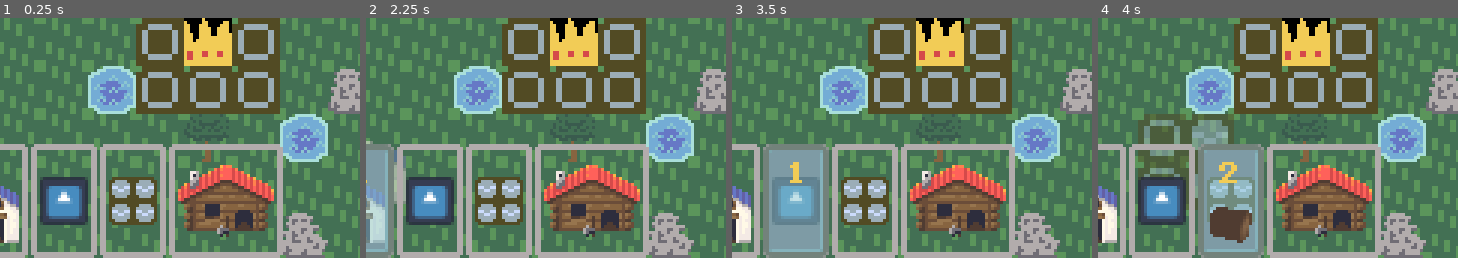
Above: before the commit, frames 1-4 (left to right).
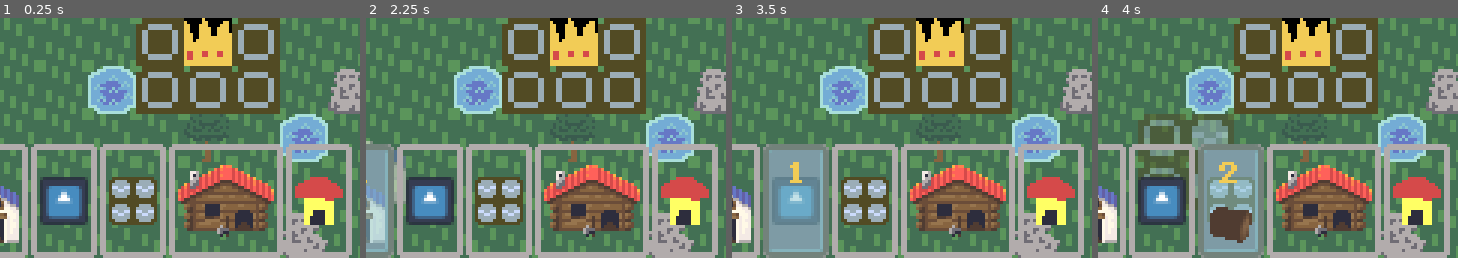
Above: after the commit, the same moments.

Repository: comfy-gamedev/ludum-dare-60
Game: Godot game, scene res://scenes/main/main.tscn
Two runs of this game, one before a commit and one after it. Both use one fixed random seed, a clock stepped at 60 frames per second and the inputs below. The engine's default icon, where the game draws it, is replaced by a stand-in: a white triangle on a blue panel in a dark square.
Inputs (mouse positions are % of the whole screen's width and height, from its top left):
- Up to frame 1 (0.25 s): no input
- Up to frame 2 (2.25 s): click (5, 88) at 0.52 s; click (14, 88) at 1.27 s; click (24, 88) at 2.02 s
- Up to frame 3 (3.5 s): click (33, 88) at 2.77 s
- Up to frame 4 (4 s): click (43, 88) at 3.52 s
The pictures show only the part of the screen within x 24-74%, y 50-100%; the shares and areas given below are measured in that part.

The runs differ from the first frame. In frame 1, 3.9% of the frame differs, in the area x 79-98%, y 52-100%; in frame 2, 3.9%; in frame 3, 3.9%; in frame 4, 3.9%.

Commit message:
Bakery construction

Diff:
--- /dev/null
+++ b/entities/buildings/mill_and_bakery/bakery.gd
@@ -0,0 +1,84 @@
+extends BaseBuilding
+
+const ITEM_SPRITE = preload("uid://b6ueuaycfmiyo")
+const SLOT_OPEN = 2
+const SLOT_CLOSED = 0
+
+var items: Array[ItemInstance] = [null, null, null, null]
+
+
+func _init() -> void:
+	grid_transform_changed.connect(_grid_transform_changed)
+
+
+func _ready() -> void:
+	if is_preview:
+		_update()
+		return
+
+	Main.current.building_add_part(self, grid_pos + Vector2i(-2, 0), 0)
+	Main.current.building_add_part(self, grid_pos + Vector2i(-1, 0), 0)
+	Main.current.building_add_part(self, grid_pos + Vector2i(0, 0), 1)
+
+	_update()
+
+
+func _pos_to_part(pos: Vector2i) -> int:
+	match pos - grid_pos:
+		Vector2i(0, 0): return 1
+		_: return 0
+
+
+func _grid_transform_changed() -> void:
+	_update.call_deferred()
+
+
+func can_place_item(pos: Vector2i, _item_type: Item) -> bool:
+	var part = _pos_to_part(pos)
+	return part == 0 and items[part] == null and items[3] == null
+
+
+func can_take_item(pos: Vector2i) -> bool:
+	var part = _pos_to_part(pos)
+	return part == 1 and items[part] != null
+
+
+func place_item(pos: Vector2i, item_inst: ItemInstance) -> void:
+	var part = _pos_to_part(pos)
+	print("place_item(%s, %s), part = %s" % [pos, item_inst, part])
+	assert(part < 3)
+	assert(items[part] == null)
+	items[part] = item_inst
+
+	if items[0]:
+		items[3] = Cookbook.cook([items[0]])
+		for i in 3:
+			if items[i] and items[i].sprite:
+				items[i].sprite.queue_free()
+			items[i] = null
+
+	_update.call_deferred()
+
+
+func get_item(pos: Vector2i) -> ItemInstance:
+	var part = _pos_to_part(pos)
+	return items[part]
+
+
+func take_item(pos: Vector2i) -> ItemInstance:
+	var part = _pos_to_part(pos)
+	assert(part == 1)
+	assert(items[part] != null)
+	var item_inst = items[part]
+	items[part] = null
+	_update.call_deferred()
+	return item_inst
+
+
+func _update() -> void:
+	if not is_node_ready() or not is_inside_tree():
+		return
+
+	for part in 4:
+		if items[part]:
+			items[part].require_sprite().position = Vector2(grid_pos) * GridMetric.GRID_PX
--- /dev/null
+++ b/entities/buildings/mill_and_bakery/bakery.tscn
@@ -0,0 +1,12 @@
+[gd_scene format=3 uid="uid://be61nfei8ixu8"]
+
+[ext_resource type="Script" uid="uid://b2i14iigj7tdx" path="res://entities/buildings/mill_and_bakery/bakery.gd" id="1_hvu3c"]
+[ext_resource type="Texture2D" uid="uid://dens6u188d8l5" path="res://entities/buildings/mill_and_bakery/mill_and_bakery_sheet.png" id="2_ppday"]
+
+[node name="Bakery" type="Node2D" unique_id=29687319]
+script = ExtResource("1_hvu3c")
+
+[node name="MillAndBakerySheet" type="Sprite2D" parent="." unique_id=1783586864]
+position = Vector2(-8, -16)
+texture = ExtResource("2_ppday")
+hframes = 4
--- a/scenes/main/main.gd
+++ b/scenes/main/main.gd
@@ -30,6 +30,7 @@
 	preload("uid://dihg3y5nmbf5i"),
 	preload("uid://cniaep2ikgsjy"),
 	preload("uid://bfkgt3wvanaqj"),
+	preload("uid://c7sjwdmihoy6j"),
 ]
 
 const BASE_TILE_SOURCE = 1
--- /dev/null
+++ b/systems/constructions/bakery.tres
@@ -0,0 +1,15 @@
+[gd_resource type="Resource" script_class="ConstructionInfo" format=3 uid="uid://c7sjwdmihoy6j"]
+
+[ext_resource type="PackedScene" uid="uid://be61nfei8ixu8" path="res://entities/buildings/mill_and_bakery/bakery.tscn" id="1_ulqnb"]
+[ext_resource type="Texture2D" uid="uid://nmx1xogsfjb1" path="res://entities/buildings/house/house_orig.png" id="2_uonsx"]
+[ext_resource type="Script" uid="uid://b4frqj5l57l6l" path="res://systems/constructions/construction_info.gd" id="4_yhtox"]
+
+[resource]
+script = ExtResource("4_yhtox")
+icon = ExtResource("2_uonsx")
+building_scene = ExtResource("1_ulqnb")
+building_can_rotate = true
+tileset_source_id = 2
+gold_cost = 1
+placement_size = Rect2i(-2, 0, 3, 1)
+metadata/_custom_type_script = "uid://b4frqj5l57l6l"
Not shown, added: entities/buildings/mill_and_bakery/bakery.gd.uid
